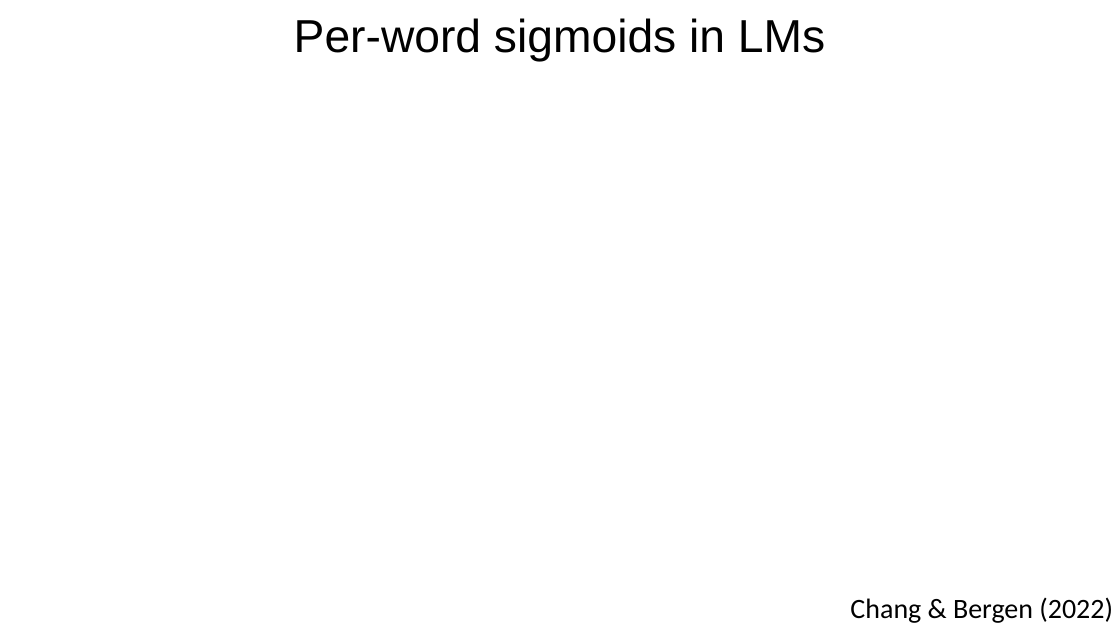
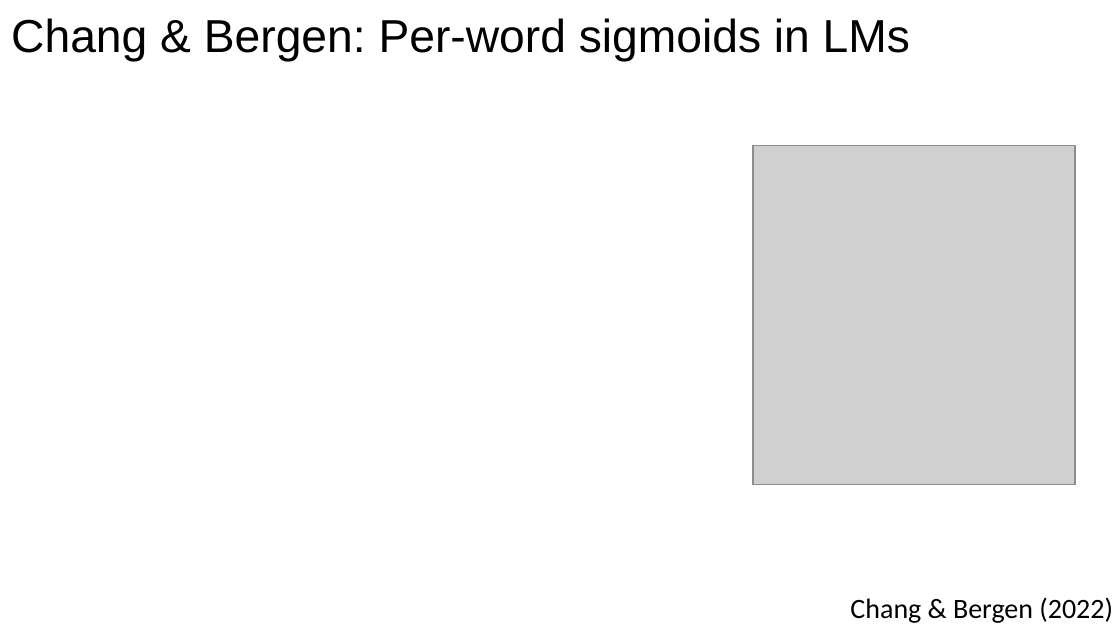
Before and after one commit to langcog/standard-model-2, a slide deck: slide 43 of outputs/slides/standard_model_pptx.pptx (slide 36 before the commit). Drawn at 1120x630 pixels with LibreOffice and Linux fonts; fonts in the diff are those of the drawing; grey boxes stand for pictures. Boxes give left, top, right and bottom in pixels: in the first picture for what was removed or moved away, otherwise in the second. Text is boxed around its words. In the diff, an @@ line names an element or a change of style, - is before the commit and + after.

```diff
--- a/outputs/slides/standard_model_pptx.pptx
+++ b/outputs/slides/standard_model_pptx.pptx
@@ title at (x1=11, y1=18, x2=910, y2=61): text changed @@
-Per-word sigmoids in LMs
+Chang & Bergen: Per-word sigmoids in LMs
@@ picture added at (x1=753, y1=146, x2=1075, y2=485) @@
```
Also in this commit, not shown: 29 other slides changed, 24 slides added, 11 slides removed, 3 other files.
